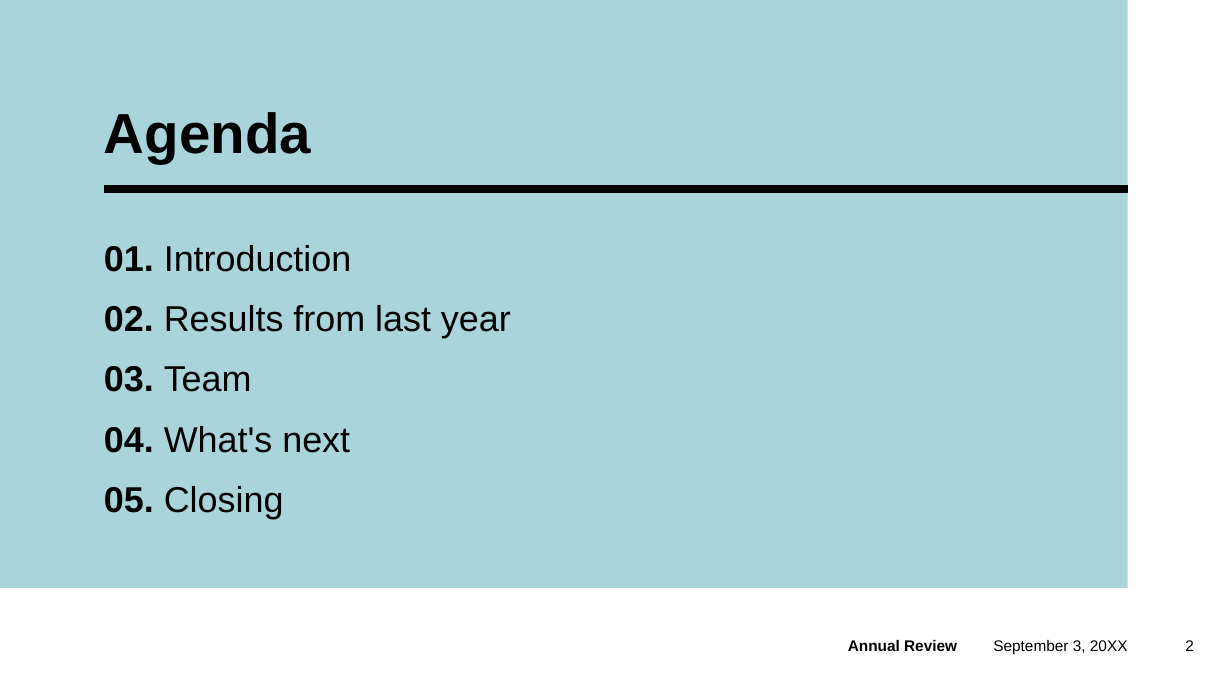
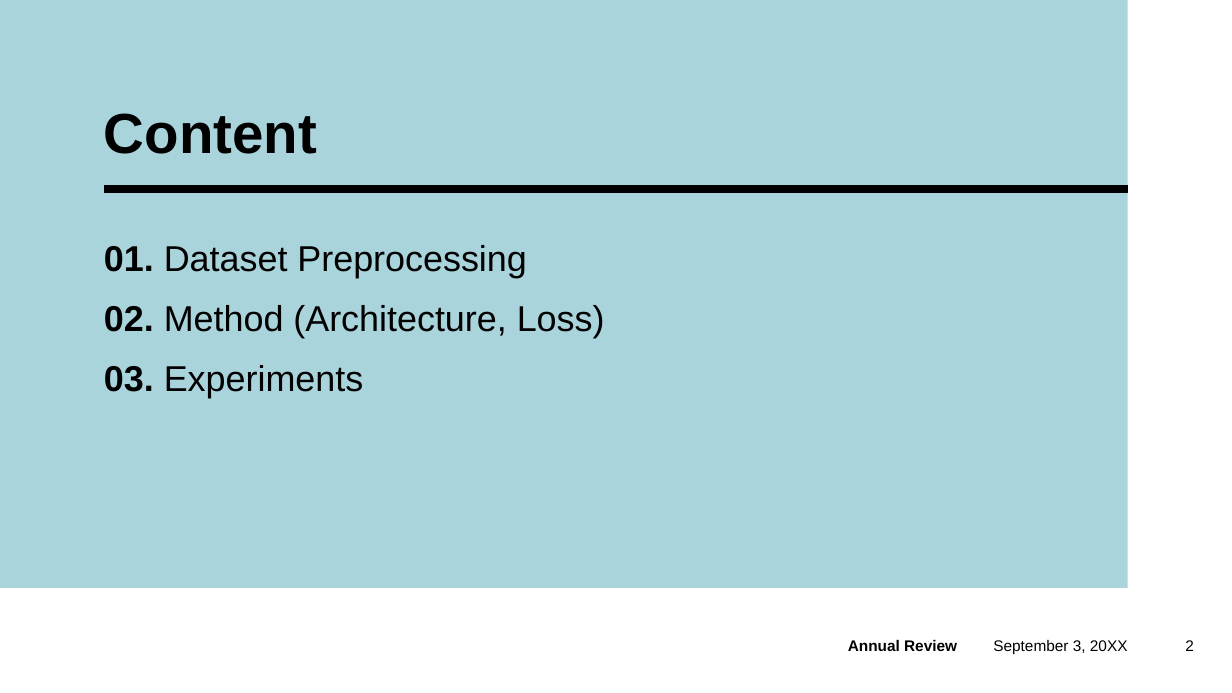
Before and after one commit to balnarendrasapa/road-detection, a slide deck: slide 2 of submissions/Content/Class-Presentation.pptx. Drawn at 1232x693 pixels with LibreOffice and Linux fonts; fonts in the diff are those of the drawing. Boxes give left, top, right and bottom in pixels: in the first picture for what was removed or moved away, otherwise in the second. Text is boxed around its words. In the diff, an @@ line names an element or a change of style, - is before the commit and + after.

Commit message:
update ppt

```diff
--- a/submissions/Content/Class-Presentation.pptx
+++ b/submissions/Content/Class-Presentation.pptx
@@ title at [104, 113, 317, 154]: text changed @@
-Agenda
+Content
@@ text at [104, 245, 605, 398]: text changed @@
-01. Introduction
-02. Results from last year
-03. Team
-04. What's next
-05. Closing
+01. Dataset Preprocessing
+02. Method (Architecture, Loss)
+03. Experiments
```
Also in this commit, not shown: 1 other slide changed, 7 slides added, 11 slides removed.
